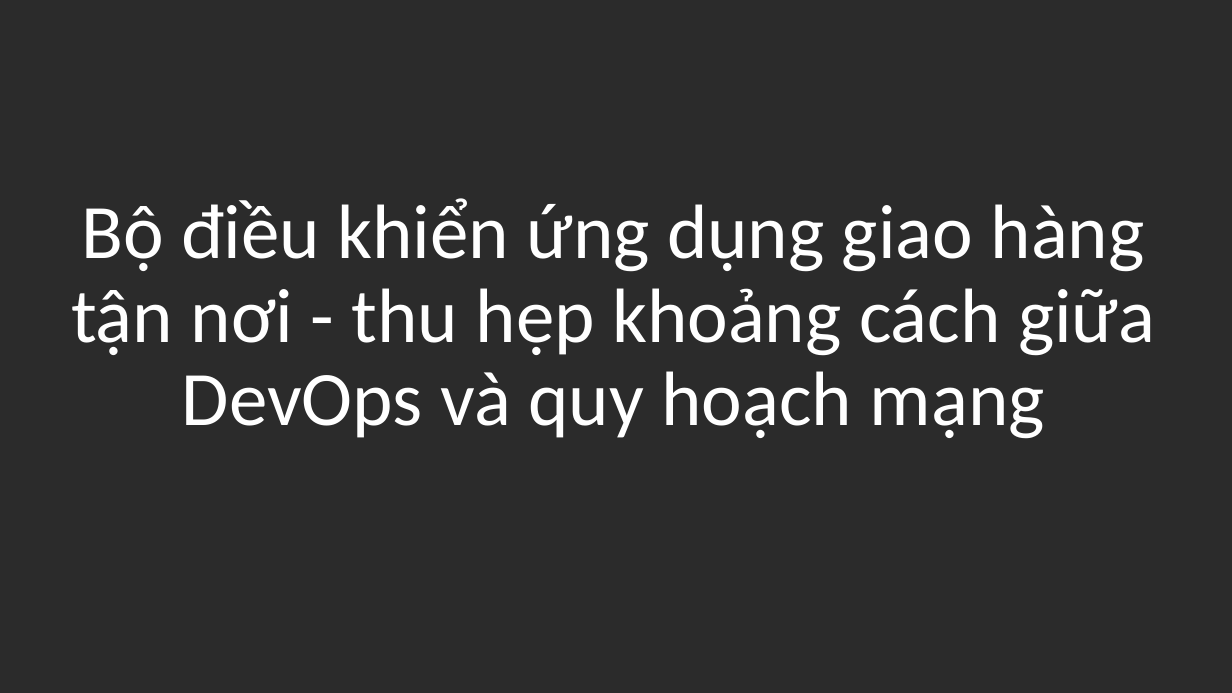
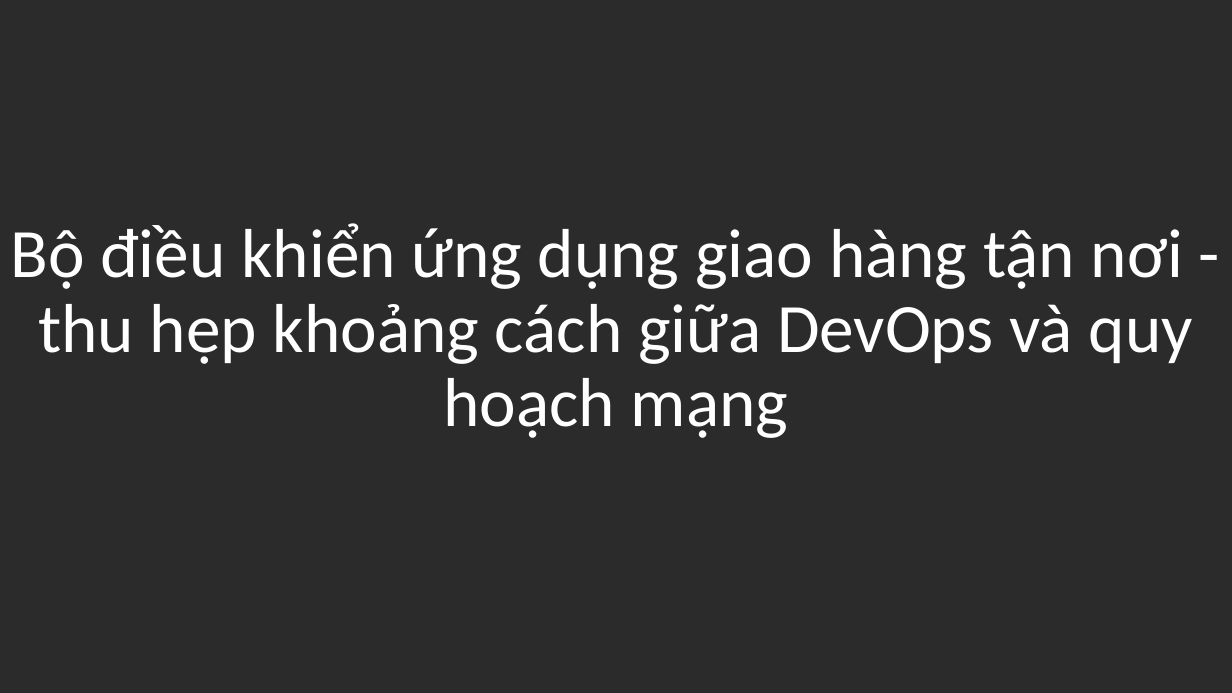
Before and after one commit to sonnv56/Mon-CVDHD-2014, a slide deck: slide 1 of Ninh_Van_Hanh/Application Delivery Controllers.pptx. Drawn at 1232x693 pixels with LibreOffice and Linux fonts; fonts in the diff are those of the drawing; background and template pictures are left out; a plain dark background stands for a picture behind light text. Boxes give left, top, right and bottom in pixels: in the first picture for what was removed or moved away, otherwise in the second. Text is boxed around its words. In the diff, an @@ line names an element or a change of style, - is before the commit and + after.

```diff
--- a/Ninh_Van_Hanh/Application Delivery Controllers.pptx
+++ b/Ninh_Van_Hanh/Application Delivery Controllers.pptx
@@ title "Bộ điều khiển ứng dụng ...": place and size @@
-title "Bộ điều khiển ứng dụng ..." at [71, 198, 1155, 439]
+title "Bộ điều khiển ứng dụng ..." at [11, 223, 1193, 438]
@@ title "Bộ điều khiển ứng dụng ..." at [11, 223, 1193, 438]: size 60 to 54 pt @@
```
Also in this commit, not shown: 6 other slides changed, 1 slide added, 1 other file.
